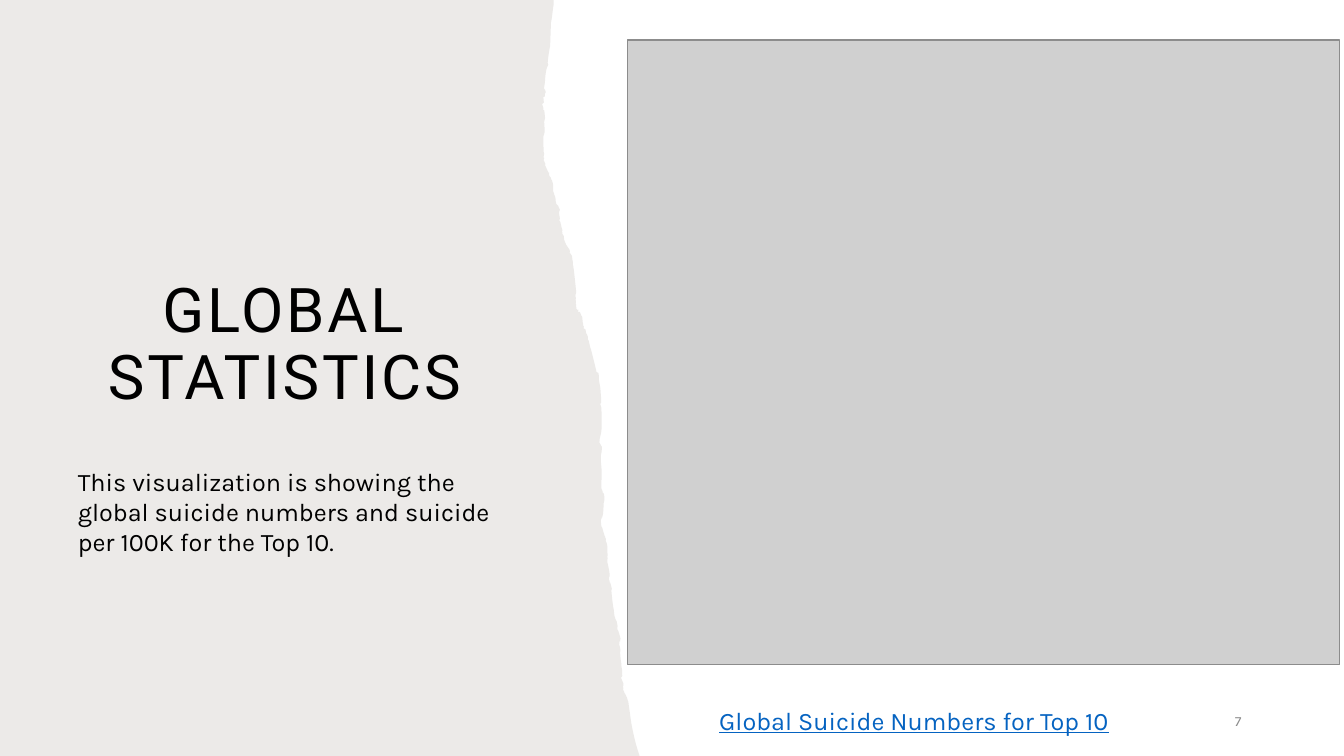
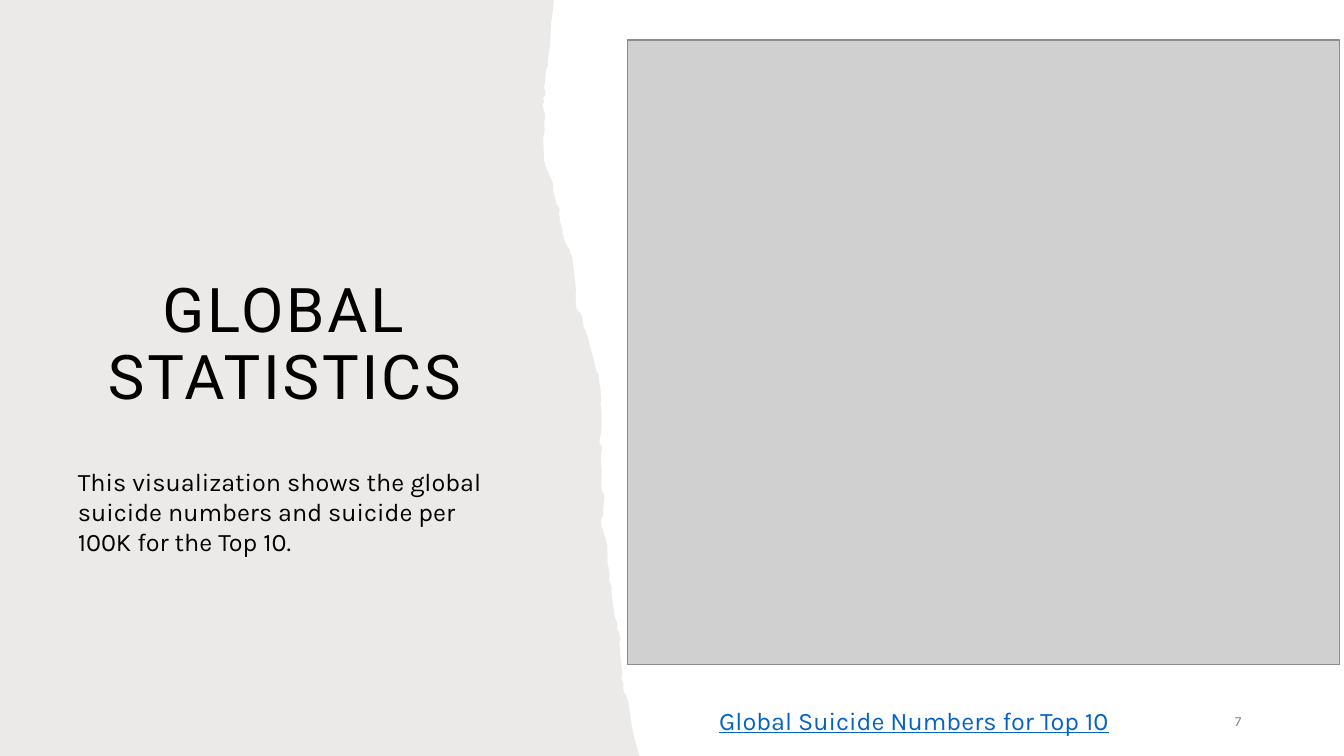
Before and after one commit to ejmatthe/project-four, a slide deck: slide 7 of Project 4.pptx. Drawn at 1344x756 pixels with LibreOffice and Linux fonts; fonts in the diff are those of the drawing; grey boxes stand for pictures. Boxes give left, top, right and bottom in pixels: in the first picture for what was removed or moved away, otherwise in the second. Text is boxed around its words. In the diff, an @@ line names an element or a change of style, - is before the commit and + after.

```diff
--- a/Project 4.pptx
+++ b/Project 4.pptx
@@ text at [78,473,481,557]: text changed @@
-This visualization is showing the global suicide numbers and suicide per 100K for the Top 10.
+This visualization shows the global suicide numbers and suicide per 100K for the Top 10.
```
Also in this commit, not shown: 8 other slides changed.
